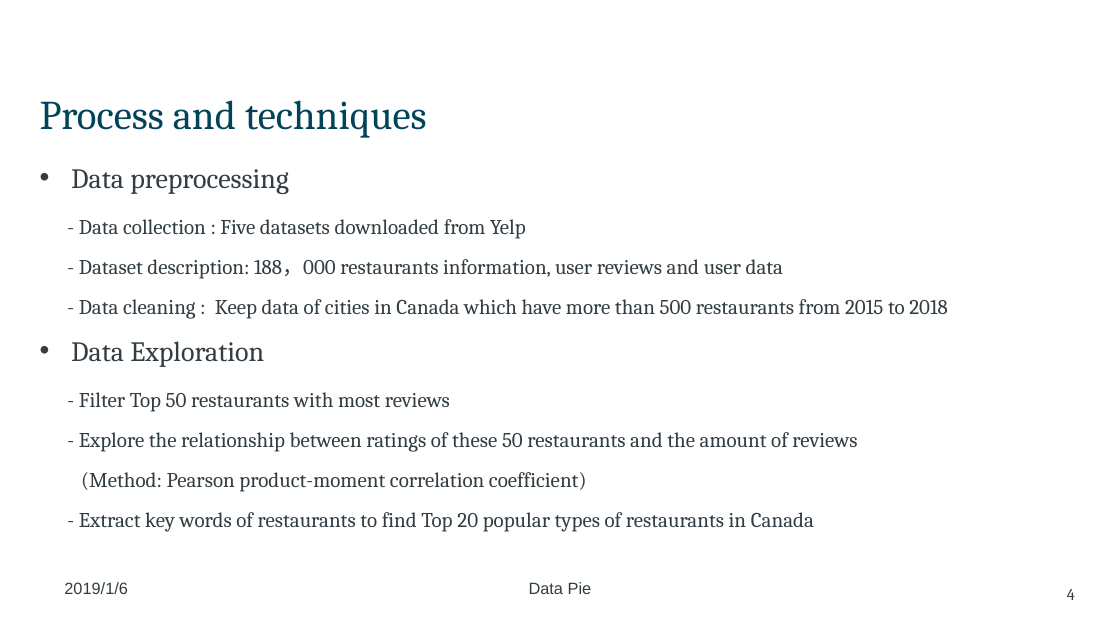
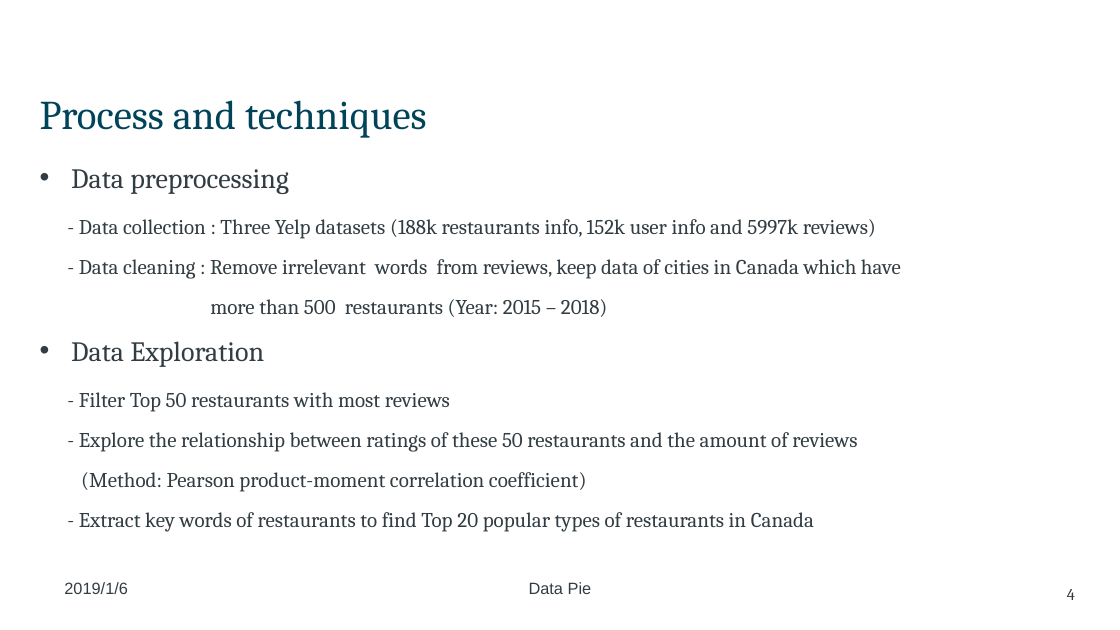
Before and after one commit to DataPieeeee/restaurant-recomendation-system, a slide deck: slide 4 of Group Project.pptx. Drawn at 1120x630 pixels with LibreOffice and Linux fonts; fonts in the diff are those of the drawing; background and template pictures are left out. Boxes give left, top, right and bottom in pixels: in the first picture for what was removed or moved away, otherwise in the second. Text is boxed around its words. In the diff, an @@ line names an element or a change of style, - is before the commit and + after.

```diff
--- a/Group Project.pptx
+++ b/Group Project.pptx
@@ text at (x1=79, y1=219, x2=901, y2=317): text changed @@
-- Data collection : Five datasets downloaded from Yelp
-- Dataset description: 188，000 restaurants information, user reviews and user data
-- Data cleaning : Keep data of cities in Canada which have more than 500 restaurants from 2015 to 2018
+- Data collection : Three Yelp datasets (188k restaurants info, 152k user info and 5997k reviews)
+- Data cleaning : Remove irrelevant words from reviews, keep data of cities in Canada which have
+more than 500 restaurants (Year: 2015 – 2018)
```
Also in this commit, not shown: 1 other slide changed, 4 other files.
